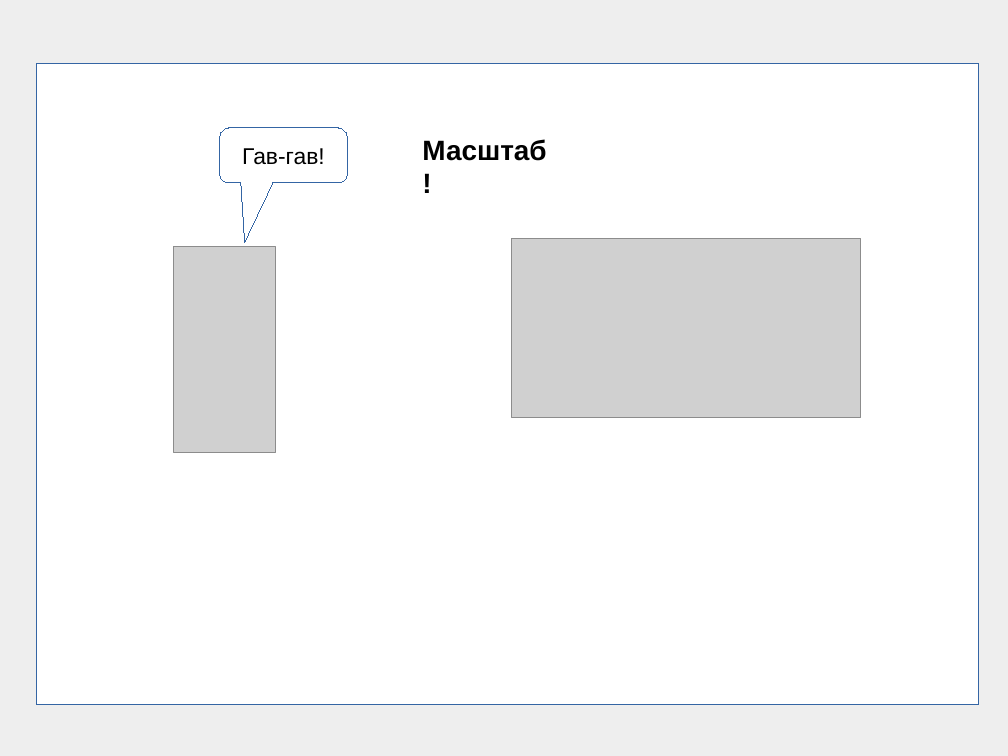
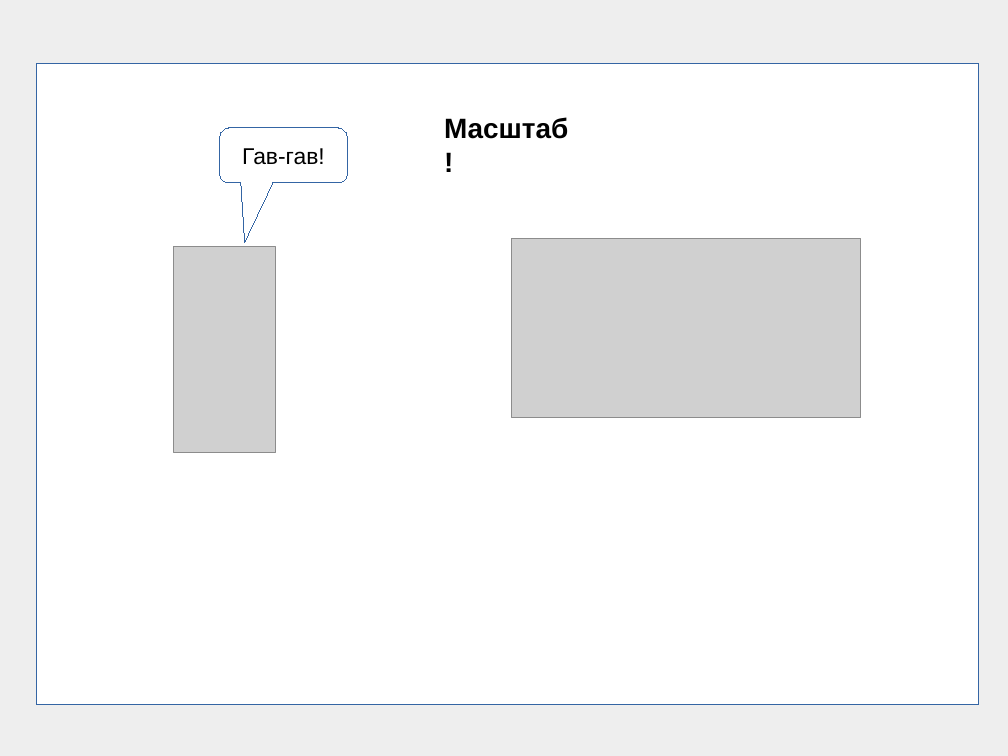
Before and after one commit to frpaul/ob, a slide deck: slide 6 of presentations/blasphemy01.odp. Drawn at 1008x756 pixels with LibreOffice and Linux fonts; fonts in the diff are those of the drawing; grey boxes stand for pictures. Boxes give left, top, right and bottom in pixels: in the first picture for what was removed or moved away, otherwise in the second. Text is boxed around its words. In the diff, an @@ line names an element or a change of style, - is before the commit and + after.

```diff
--- a/presentations/blasphemy01.odp
+++ b/presentations/blasphemy01.odp
@@ text "Масштаб!": place and size @@
-text "Масштаб!" at bbox=[422, 139, 546, 161]
+text "Масштаб!" at bbox=[444, 117, 568, 139]
```
Also in this commit, not shown: 2 other slides changed, 11 slides added, 2 slides removed, 5 other files.
